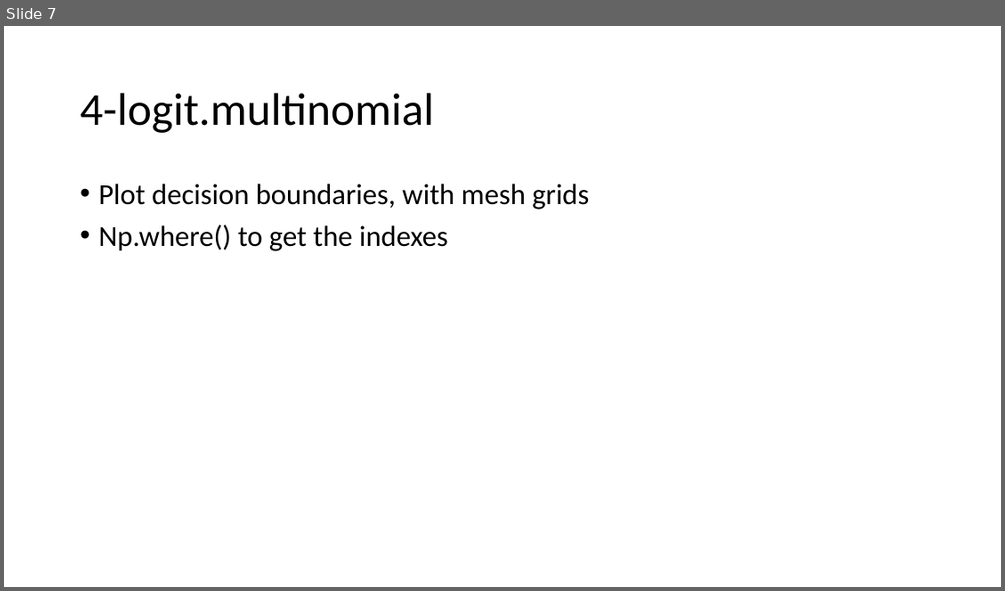
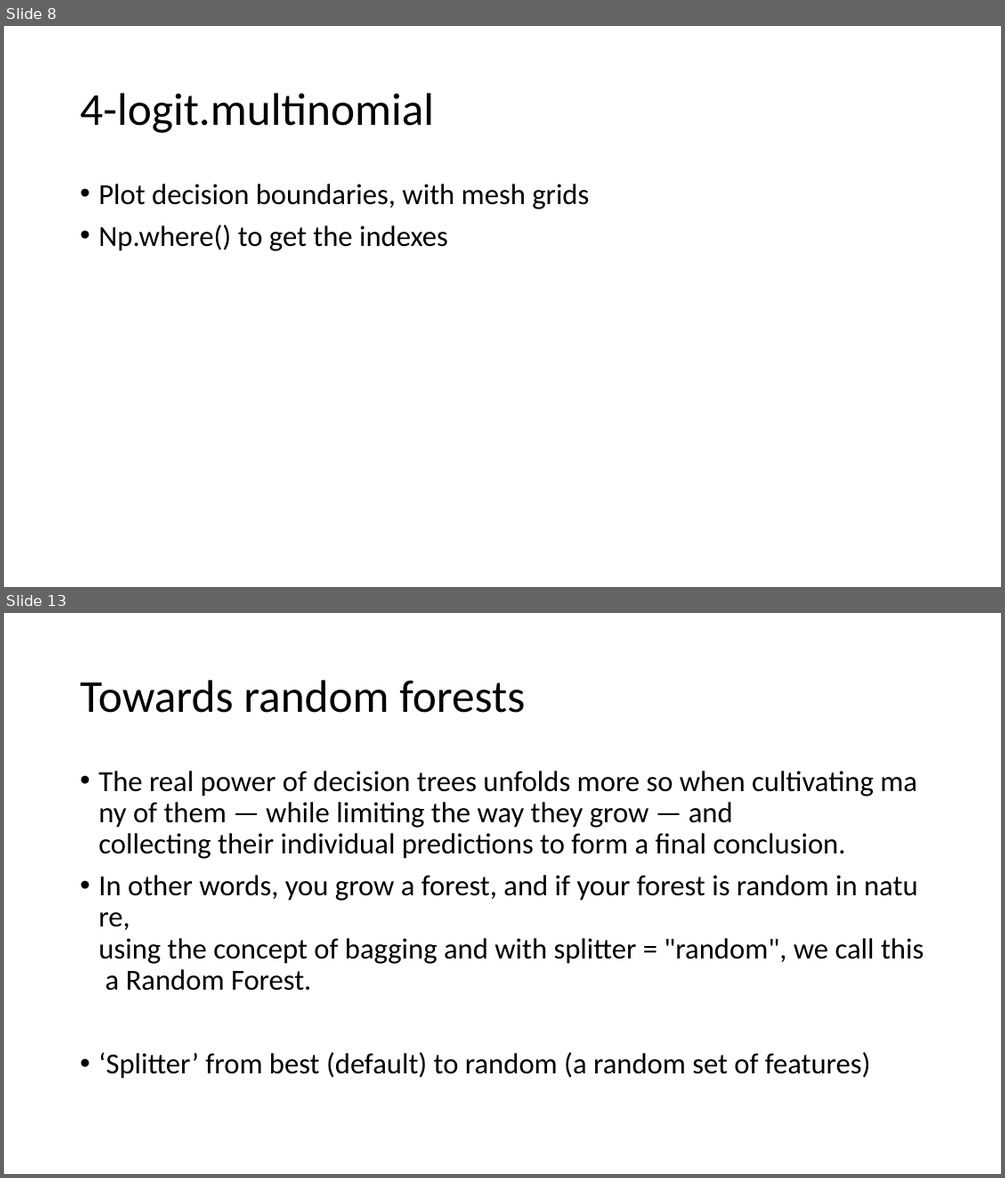
Before and after one commit to FranzGH/IoT_ML, a slide deck: Sklearn-UG.pptx. Shown one above the other, each under a label of ours: slide 7 before the commit, slides 8 and 13 after it; the slides between them are not shown. The pictures are 1005x591 and 1005x1178 pixels, drawn with LibreOffice and Linux fonts; fonts in the diff are those of the drawing. Boxes give left, top, right and bottom in pixels: in the first picture for what was removed or moved away, otherwise in the second. Text is boxed around its words. In the diff, an @@ line names an element or a change of style, - is before the commit and + after.

```diff
--- a/Sklearn-UG.pptx
+++ b/Sklearn-UG.pptx
@@ slide 13 added at (x1=4, y1=613, x2=1001, y2=1174), background #FFFFFF @@
@@ title added at (x1=80, y1=680, x2=525, y2=713), 44 pt, text #000000 @@
+Towards random forests
@@ text added at (x1=98, y1=771, x2=923, y2=1078), 28 pt, text #000000 @@
+• The real power of decision trees unfolds more so when cultivating many of them — while limiting the way they grow — and collecting their individual predictions to form a final conclusion.
+• In other words, you grow a forest, and if your forest is random in nature, using the concept of bagging and with splitter = "random", we call this a Random Forest.
+• ‘Splitter’ from best (default) to random (a random set of features)
@@ what was slide 7 is now slide 8 @@
```
Also in this commit, not shown: 28 other slides added, 16 other files.
